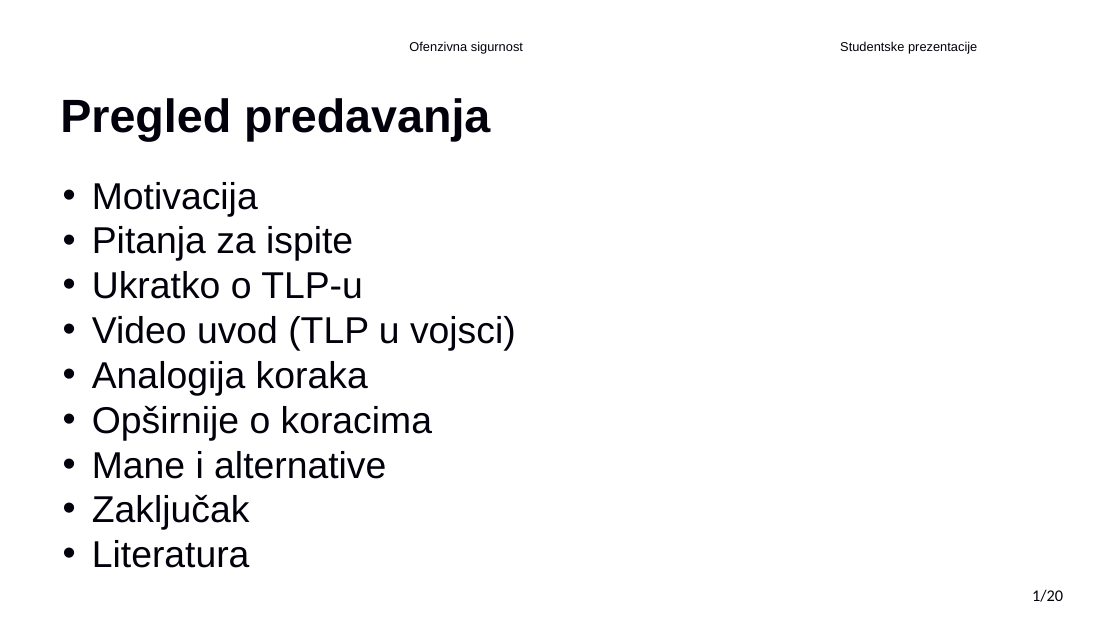
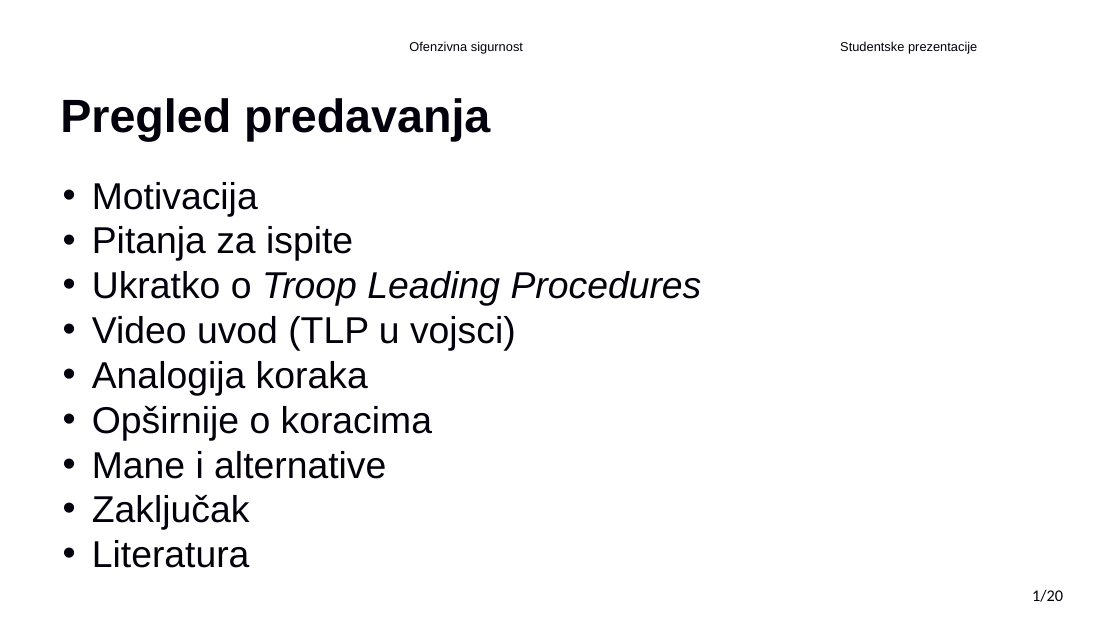
Before and after one commit to Gl1tc6/FER_diplomski, a slide deck: slide 2 of 3semestar/OFESIG/TLP.pptx. Drawn at 1120x630 pixels with LibreOffice and Linux fonts; fonts in the diff are those of the drawing; background and template pictures are left out. Boxes give left, top, right and bottom in pixels: in the first picture for what was removed or moved away, otherwise in the second. Text is boxed around its words. In the diff, an @@ line names an element or a change of style, - is before the commit and + after.

```diff
--- a/3semestar/OFESIG/TLP.pptx
+++ b/3semestar/OFESIG/TLP.pptx
@@ text at bbox=[92, 271, 702, 306]: text changed; italic on @@
-• Ukratko o TLP-u
+• Ukratko o Troop Leading Procedures
```
Also in this commit, not shown: 9 other slides changed, 1 slide added, 1 slide removed, 11 other files.
